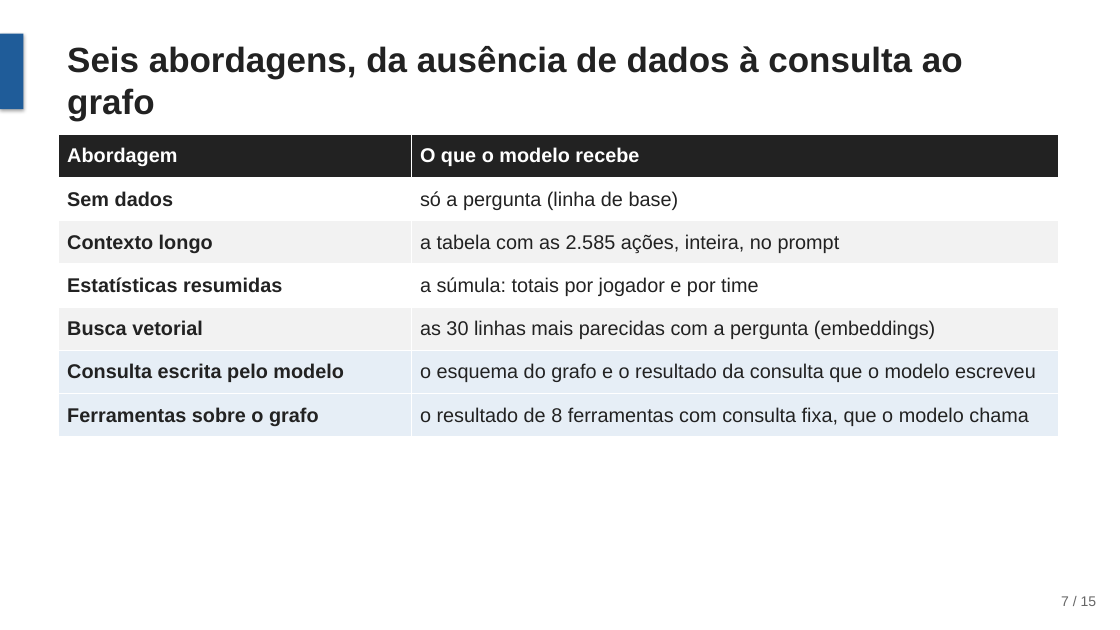
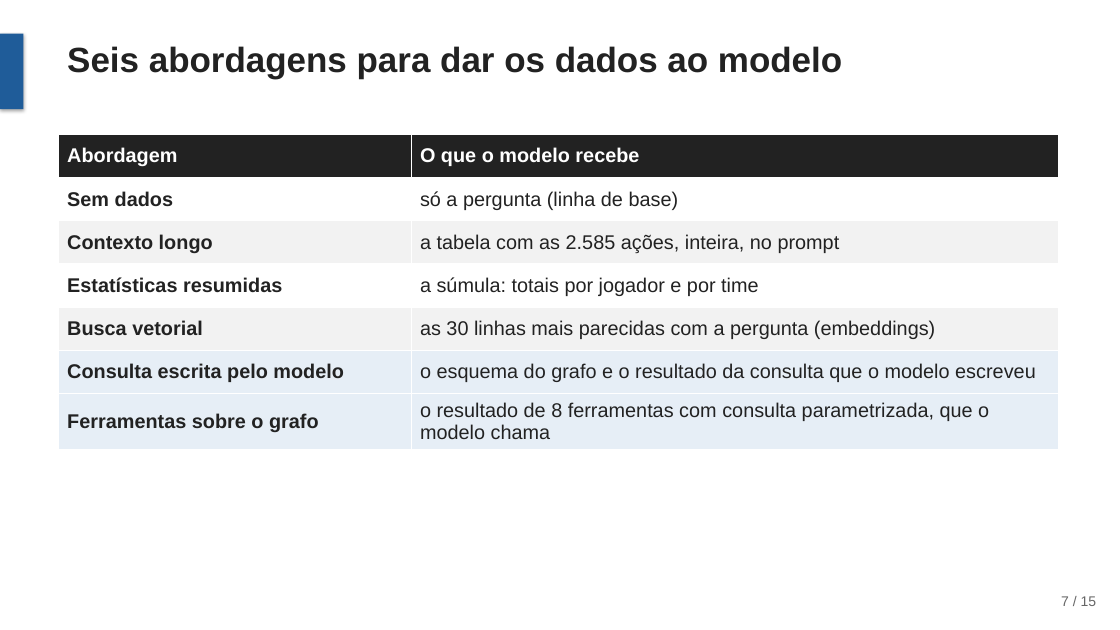
Before and after one commit to joaowinderfeldbussolotto/football-tactics-knowledge-graph, a slide deck: slide 7 of apresentacao/apresentacao.pptx. Drawn at 1120x630 pixels with LibreOffice and Linux fonts; fonts in the diff are those of the drawing. Boxes give left, top, right and bottom in pixels: in the first picture for what was removed or moved away, otherwise in the second. Text is boxed around its words. In the diff, an @@ line names an element or a change of style, - is before the commit and + after.

```diff
--- a/apresentacao/apresentacao.pptx
+++ b/apresentacao/apresentacao.pptx
@@ title at (67,46,842,79): text changed @@
-Seis abordagens, da ausência de dados à consulta ao grafo
+Seis abordagens para dar os dados ao modelo
@@ table at (59,134,1059,443) @@
-row 7, column 2: o resultado de 8 ferramentas com consulta fixa, que o modelo chama
+row 7, column 2: o resultado de 8 ferramentas com consulta parametrizada, que o modelo chama
```
Also in this commit, not shown: 8 other slides changed, 2 other files.
